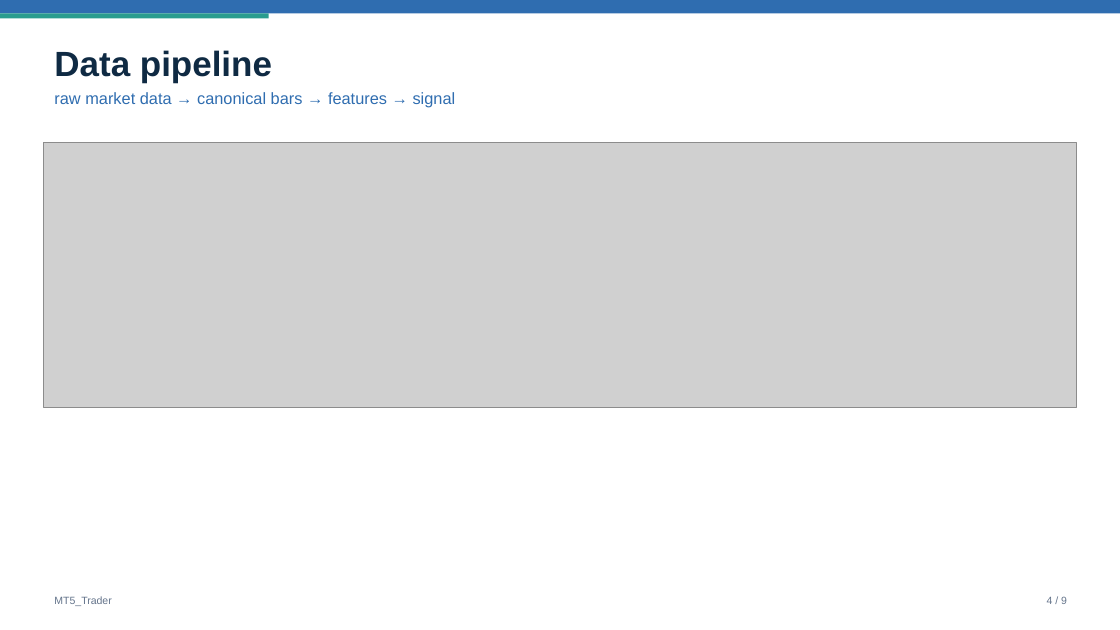
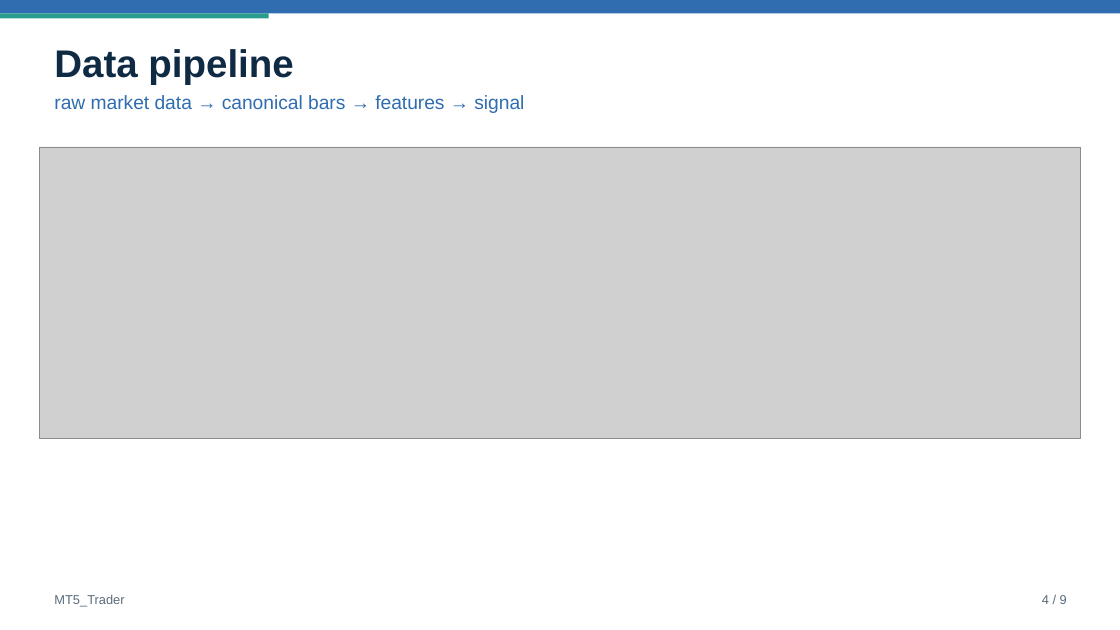
Before and after one commit to shikang61/QuantHack, a slide deck: slide 4 of docs/overview.pptx. Drawn at 1120x630 pixels with LibreOffice and Linux fonts; fonts in the diff are those of the drawing; grey boxes stand for pictures. Boxes give left, top, right and bottom in pixels: in the first picture for what was removed or moved away, otherwise in the second. Text is boxed around its words. In the diff, an @@ line names an element or a change of style, - is before the commit and + after.

```diff
--- a/docs/overview.pptx
+++ b/docs/overview.pptx
@@ text "Data pipeline" at (54,49,524,113): size 30 to 33 pt in "Data pipeline"; size 14 to 16.5 pt in "raw market data → canonical bars → ..." @@
@@ picture: place and size @@
-picture at (44,143,1077,408)
+picture at (39,147,1081,439)
@@ text "MT5_Trader" at (54,594,124,607): size 9 to 11 pt, text colour #64748B to #5B6B7B @@
@@ text "4 / 9" at (1042,595,1067,604): size 9 to 11 pt, text colour #64748B to #5B6B7B @@
```
Also in this commit, not shown: 8 other slides changed, 3 other files.
